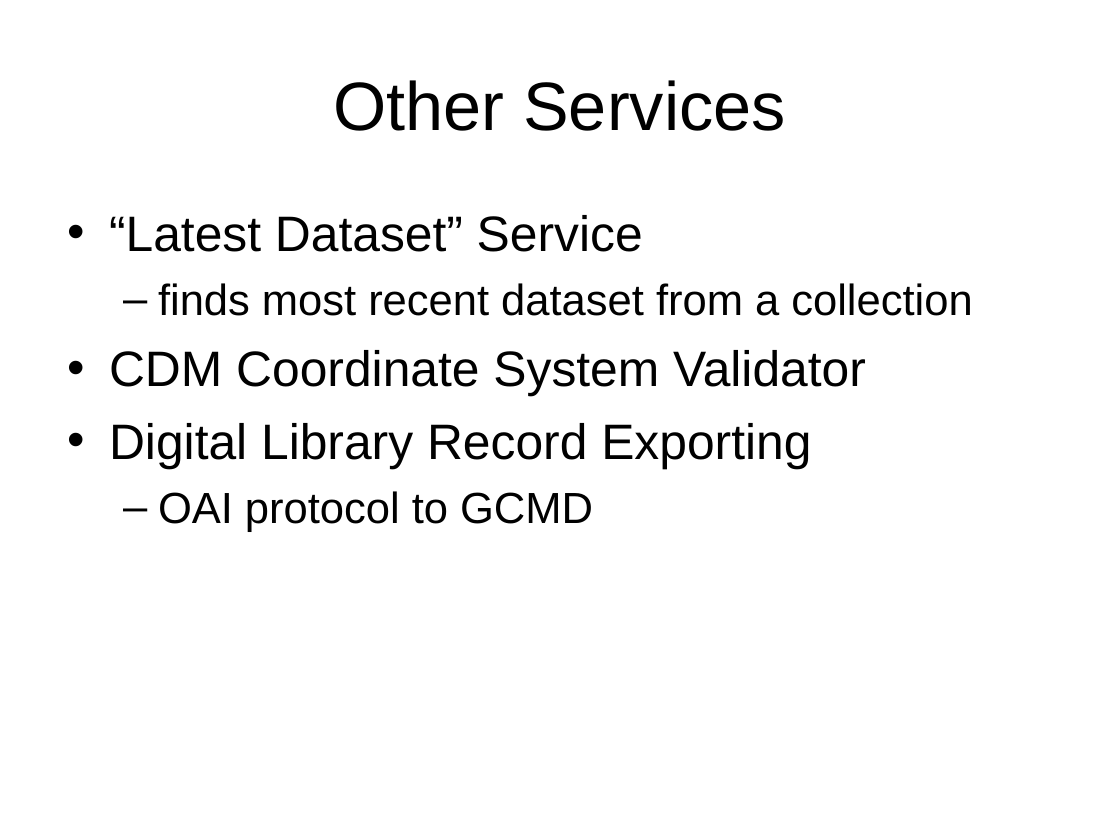
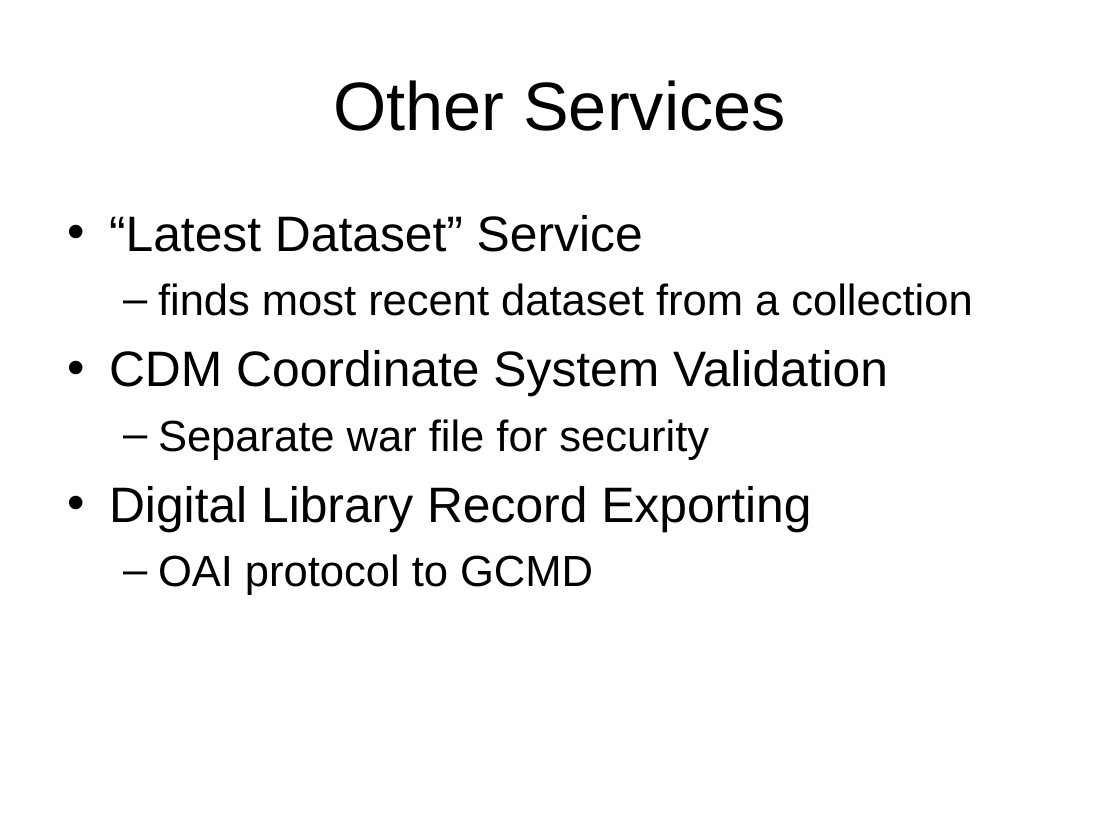
Before and after one commit to ooici-eoi/THREDDS, a slide deck: slide 28 of docs/web/thredds/tech/tutorial/TDS Data Services.ppt (slide 17 before the commit). Drawn at 1120x840 pixels with LibreOffice and Linux fonts; fonts in the diff are those of the drawing; background and template pictures are left out. Boxes give left, top, right and bottom in pixels: in the first picture for what was removed or moved away, otherwise in the second. Text is boxed around its words. In the diff, an @@ line names an element or a change of style, - is before the commit and + after.

```diff
--- a/docs/web/thredds/tech/tutorial/TDS Data Services.ppt
+++ b/docs/web/thredds/tech/tutorial/TDS Data Services.ppt
@@ text at bbox=[109, 350, 888, 460]: text changed @@
-• CDM Coordinate System Validator
+• CDM Coordinate System Validation
+  – Separate war file for security
```
Also in this commit, not shown: 9 other slides changed, 11 slides added, 5 other files.
